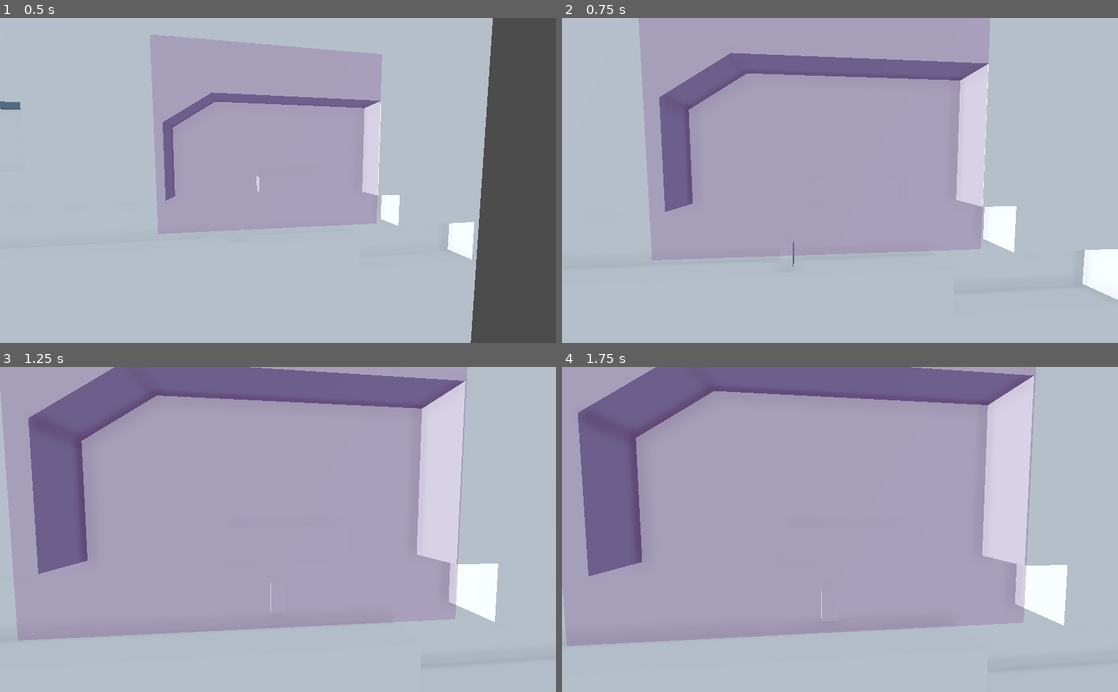
Above: before the commit, frames 1-4 (two rows, left to right).
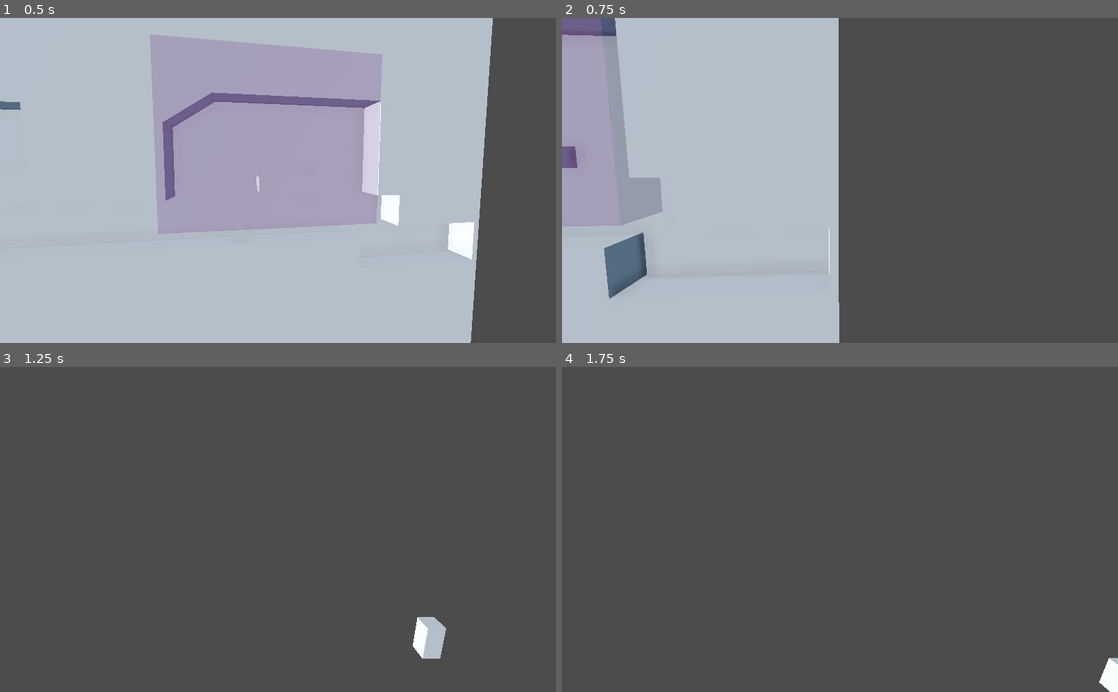
Above: after the commit, the same moments.

Repository: pfirsich/GameOff2019
Game: Godot game, scene res://Main.tscn
Same seed, same stepped clock (60 frames per second), same inputs: the game is played once before the commit and once after it.
Inputs (mouse positions are in pixels of both pictures, inside the frame that each line leads up to):
- Up to frame 1 (0.5 s): no input
- Up to frame 2 (0.75 s): move the mouse to (962, 164) at 0.52 s; hold D (move_right) from 0.53 s (still down); click (962, 164) at 0.6 s
- Up to frame 3 (1.25 s): keep holding D (move_right); tap Space (jump) at 0.77 s
- Up to frame 4 (1.75 s): move the mouse to (728, 545) at 1.27 s; release D (move_right) at 1.28 s; hold A (move_left) from 1.28 s (still down); click (728, 545) at 1.35 s; tap Space (jump) at 1.52 s

Frame 1 is identical in both runs. In frame 2, 84% of the frame differs, in the area x 0-100%, y 0-100%; in frame 3, 100%; in frame 4, 100%.

Commit message:
Add initial teleport feature

Diff:
--- a/godot/Player.gd
+++ b/godot/Player.gd
@@ -6,6 +6,10 @@
 export var JUMP_HEIGHT = 1.0
 export var JUMP_DURATION = 0.5
 export var TURNAROUND_ACCEL_FACTOR = 3.0
+export var TELEPORT_DISTANCE = 4.0
+export var TELEPORT_SAMPLES = 16
+
+export var has_teleport = true;
 
 var velocity = Vector2()
 var gravity
@@ -19,6 +23,9 @@
 func _process(delta):
     if Input.is_action_just_pressed("jump") and is_on_floor():
         velocity.y = jump_vel
+
+    if Input.is_action_just_pressed("teleport"):
+        teleport()
 
 func _physics_process(delta):
     var moveX = int(Input.is_action_pressed("move_right")) - int(Input.is_action_pressed("move_left"))
@@ -42,3 +49,18 @@
         velocity.y += -gravity * delta
 
     move_and_slide(Vector3(velocity.x, velocity.y, 0), Vector3(0, 1, 0), true)
+
+func teleport():
+    for i in range(TELEPORT_SAMPLES):
+        var progress = TELEPORT_DISTANCE / TELEPORT_SAMPLES * i
+        var dist = TELEPORT_DISTANCE - progress
+        var dir = Vector3(1, 0, 0)
+        var target = get_translation() +  dir * dist;
+
+        if is_pos_valid(target):
+            set_translation(target)
+
+func is_pos_valid(pos: Vector3):
+    var rel = pos - get_translation()
+    var trafo = get_transform().translated(rel)
+    return !test_move(trafo, Vector3(0, 0, 0))
